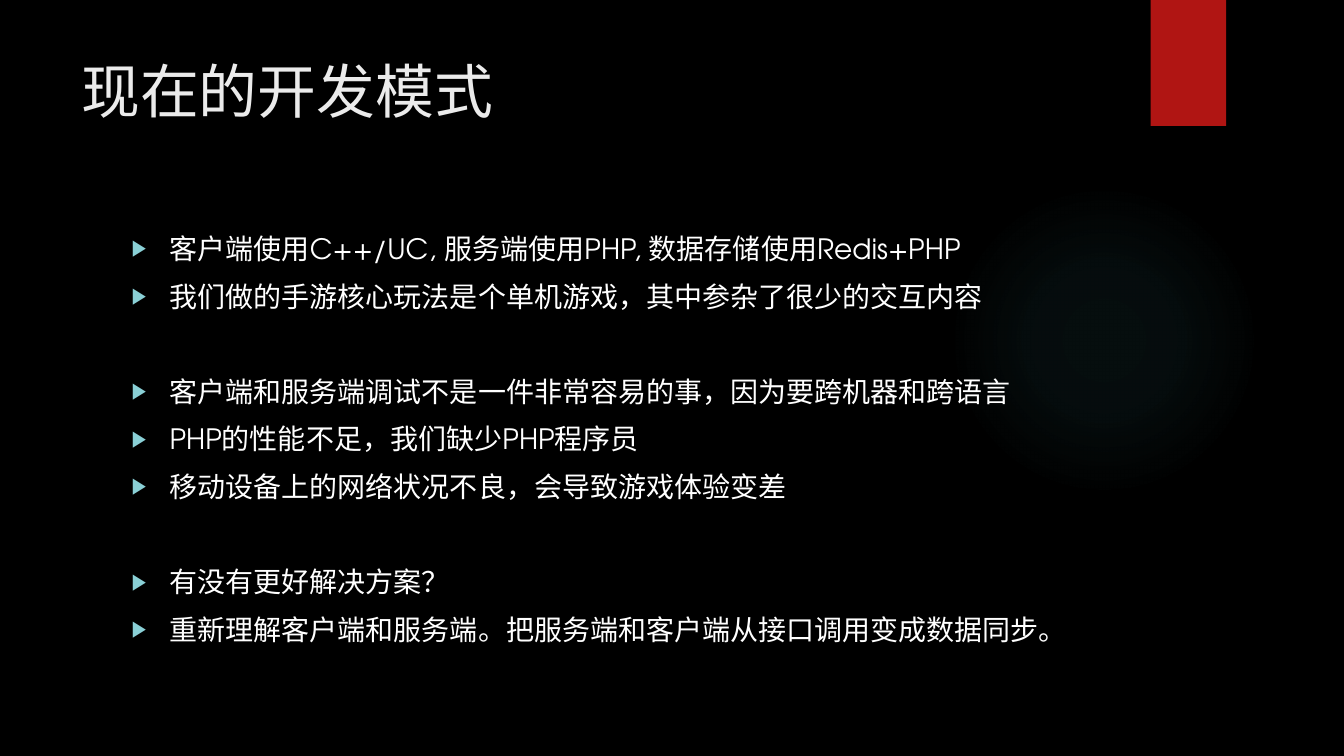
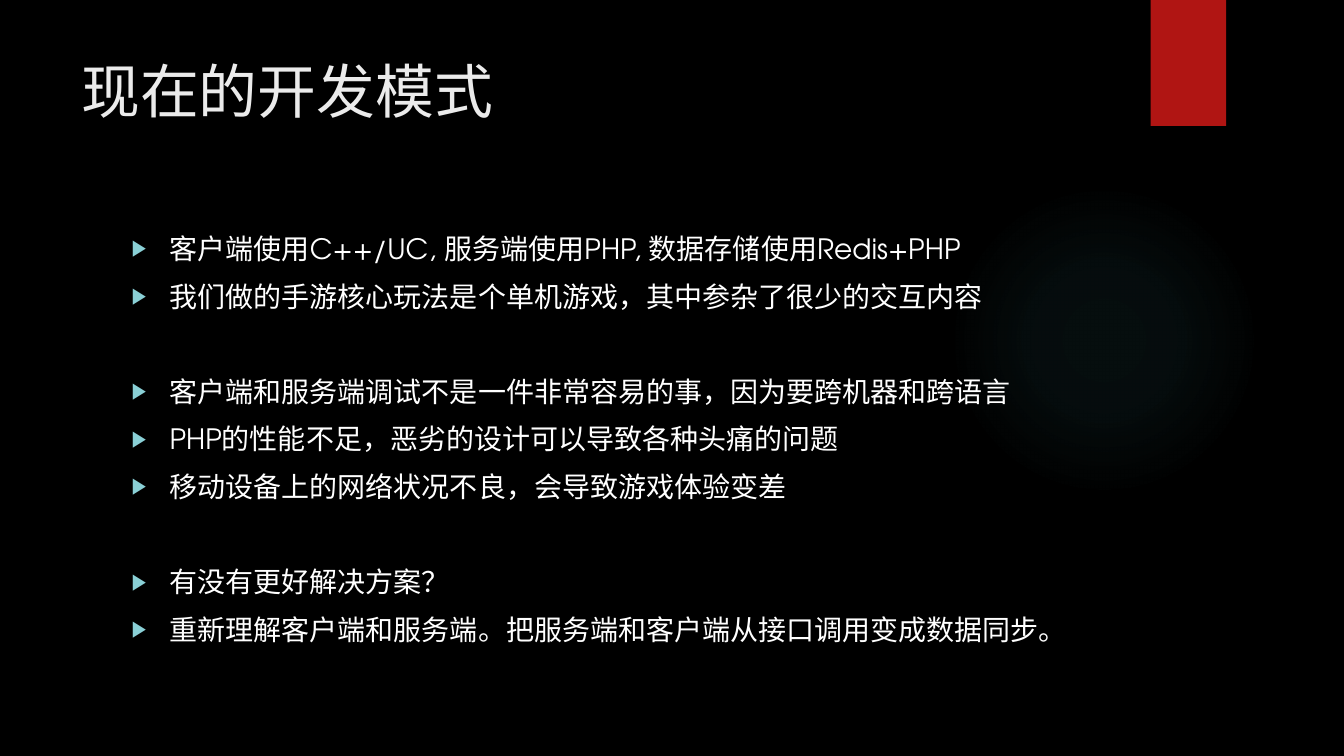
Before and after one commit to luozhishen/gameengine, a slide deck: slide 6 of Development/Documents/ZionEngine.pptx (slide 5 before the commit). Drawn at 1344x756 pixels with LibreOffice and Linux fonts; fonts in the diff are those of the drawing; background and template pictures are left out. Boxes give left, top, right and bottom in pixels: in the first picture for what was removed or moved away, otherwise in the second. Text is boxed around its words. In the diff, an @@ line names an element or a change of style, - is before the commit and + after.

```diff
--- a/Development/Documents/ZionEngine.pptx
+++ b/Development/Documents/ZionEngine.pptx
@@ text at <box>170,425,839,452</box>: text changed @@
-▶ PHP的性能不足，我们缺少PHP程序员
+▶ PHP的性能不足，恶劣的设计可以导致各种头痛的问题
```
Also in this commit, not shown: 2 other slides changed, 3 slides added, 9 other files.
